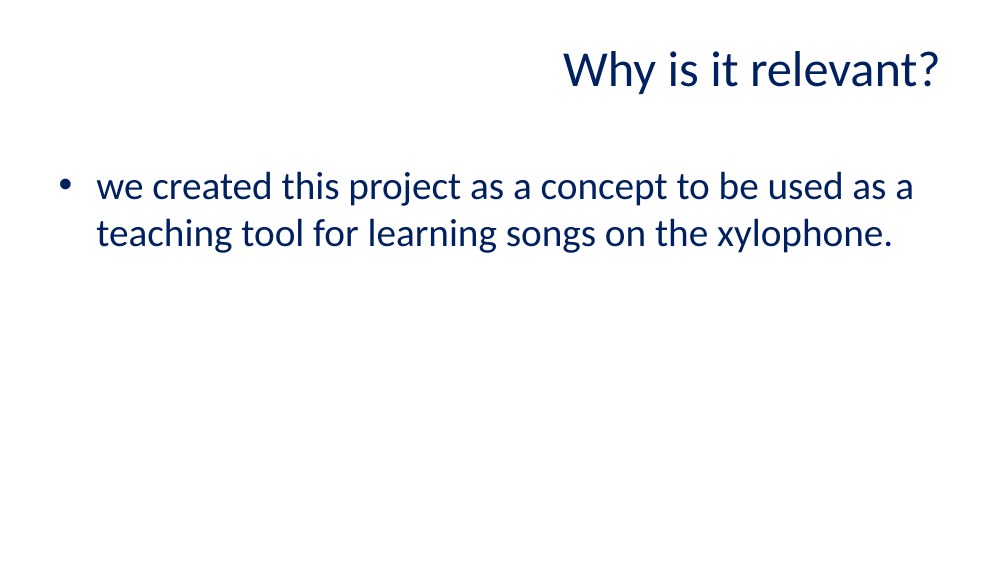
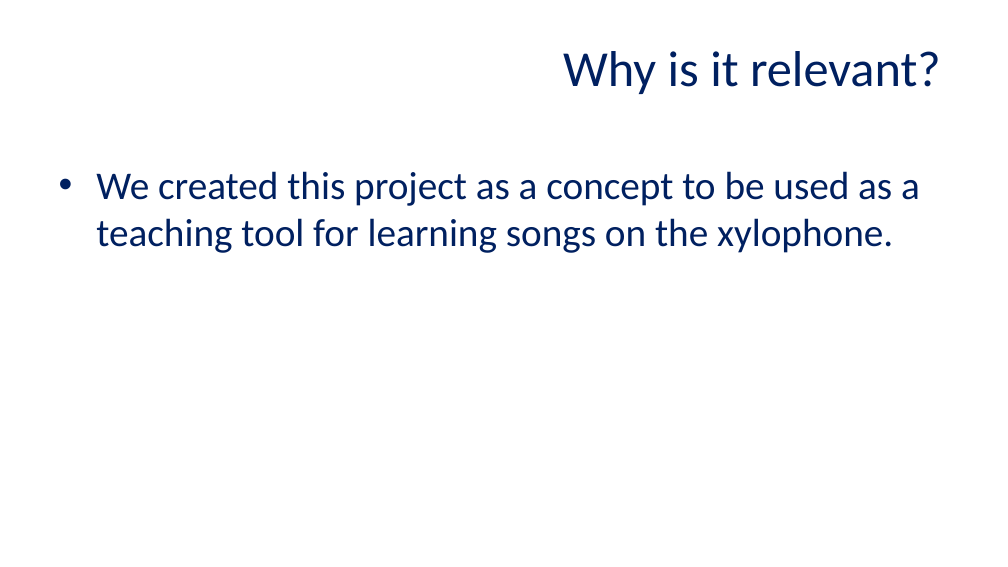
Before and after one commit to Final-Pi-Project-132/The-Final-Pi-project, a slide deck: slide 4 of Pi Project Presentation.pptx. Drawn at 1008x567 pixels with LibreOffice and Linux fonts; fonts in the diff are those of the drawing; background and template pictures are left out. Boxes give left, top, right and bottom in pixels: in the first picture for what was removed or moved away, otherwise in the second. Text is boxed around its words. In the diff, an @@ line names an element or a change of style, - is before the commit and + after.

```diff
--- a/Pi Project Presentation.pptx
+++ b/Pi Project Presentation.pptx
@@ text at (96, 171, 920, 253): text changed @@
-• we created this project as a concept to be used as a teaching tool for learning songs on the xylophone.
+• We created this project as a concept to be used as a teaching tool for learning songs on the xylophone.
```
Also in this commit, not shown: 3 other slides changed.
